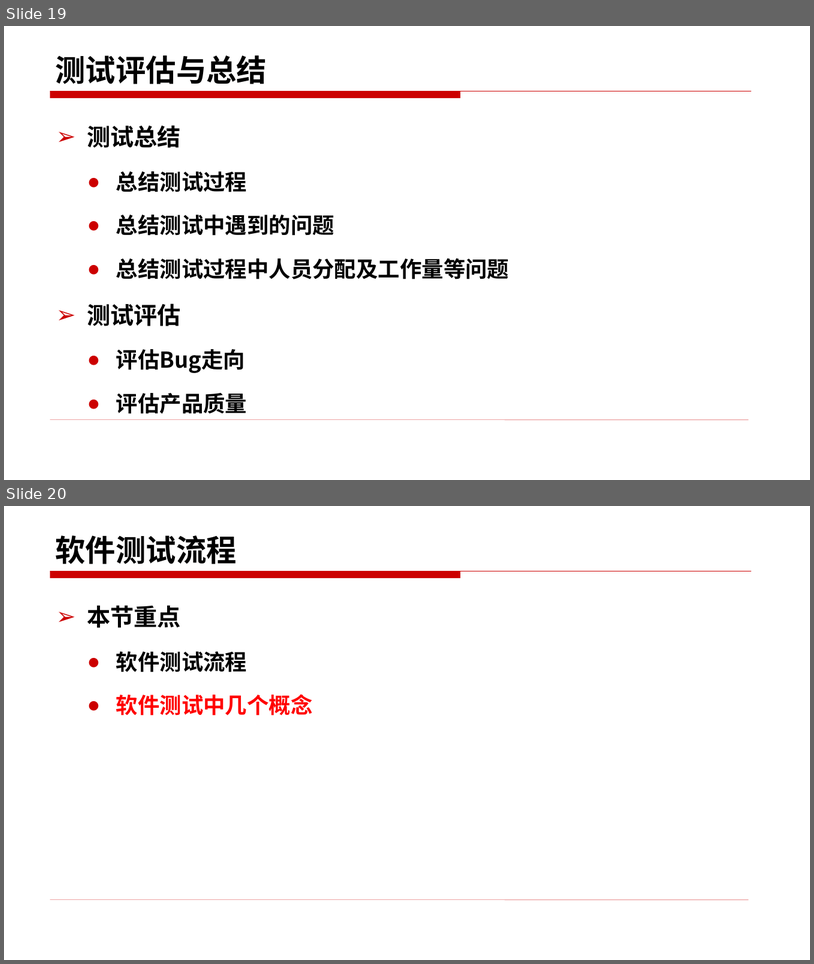
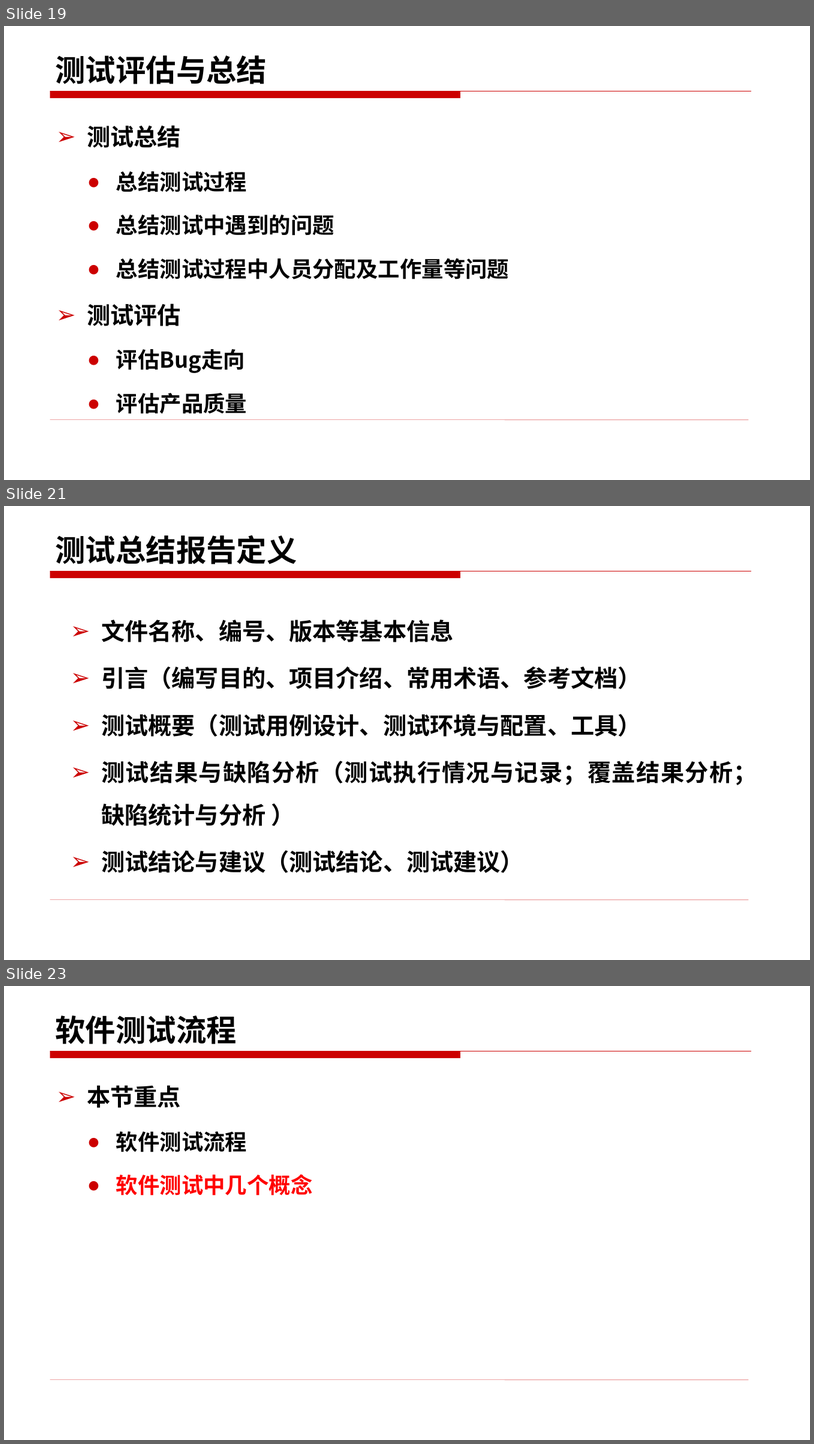
Before and after one commit to edu2act/course-foundation-software-tesing, a slide deck: materials/slides/2.4 .pptx. Shown one above the other, each under a label of ours: slides 19 and 20 before the commit, slides 19, 21 and 23 after it; the slides between them are not shown. The pictures are 814x964 and 814x1444 pixels, drawn with LibreOffice and Linux fonts; fonts in the diff are those of the drawing. Boxes give left, top, right and bottom in pixels: in the first picture for what was removed or moved away, otherwise in the second. Text is boxed around its words. In the diff, an @@ line names an element or a change of style, - is before the commit and + after.

```diff
--- a/materials/slides/2.4 .pptx
+++ b/materials/slides/2.4 .pptx
@@ slide 21 added at bbox=[4, 506, 810, 960], background #FFFFFF; not listed: 2 template elements that a slide beside it also shows @@
@@ title added at bbox=[56, 535, 297, 564], 36 pt, text #000000, bold @@
+测试总结报告定义
@@ text added at bbox=[101, 619, 758, 873], 28 pt, text #000000, bold @@
+  ➢ 文件名称、编号、版本等基本信息
+  ➢ 引言（编写目的、项目介绍、常用术语、参考文档）
+  ➢ 测试概要（测试用例设计、测试环境与配置、工具）
+  ➢ 测试结果与缺陷分析（测试执行情况与记录；覆盖结果分析；缺陷统计与分析 ）
+  ➢ 测试结论与建议（测试结论、测试建议）
@@ what was slide 20 is now slide 23 @@
```
Also in this commit, not shown: 3 other slides added, 4 other files.
